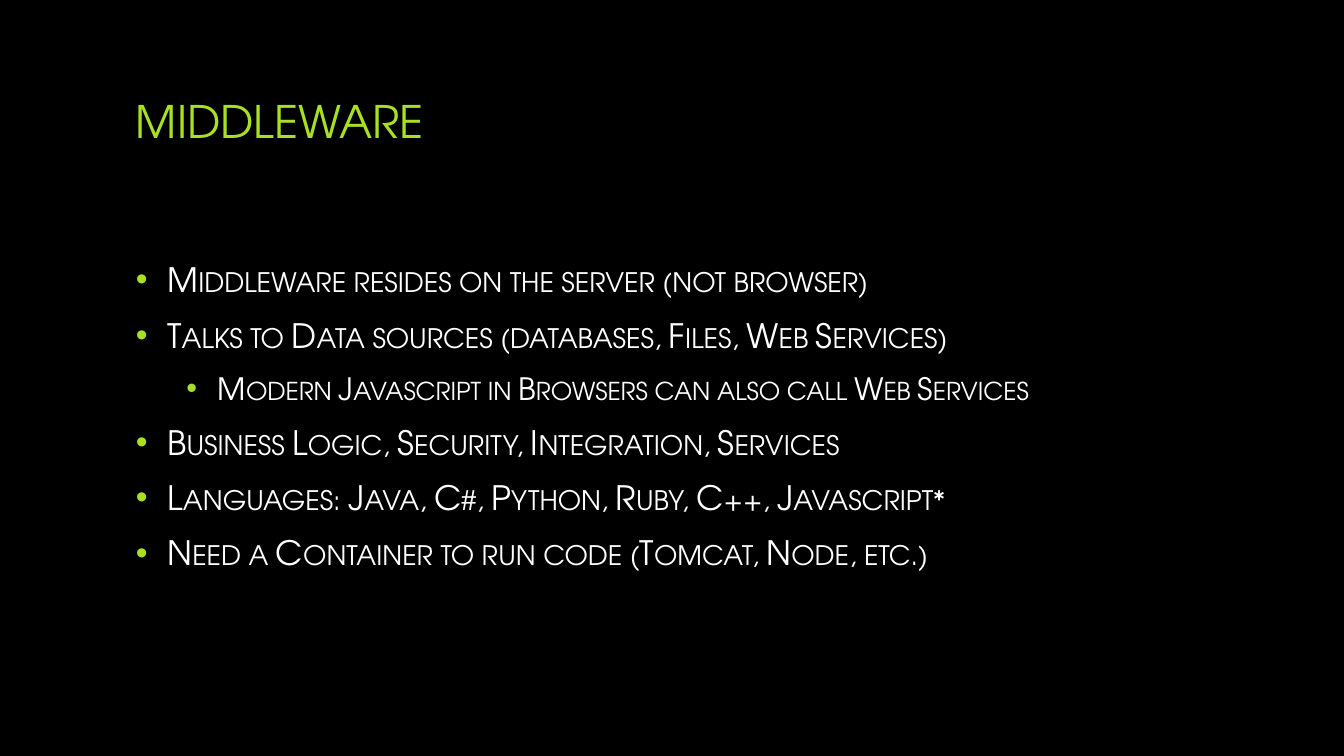
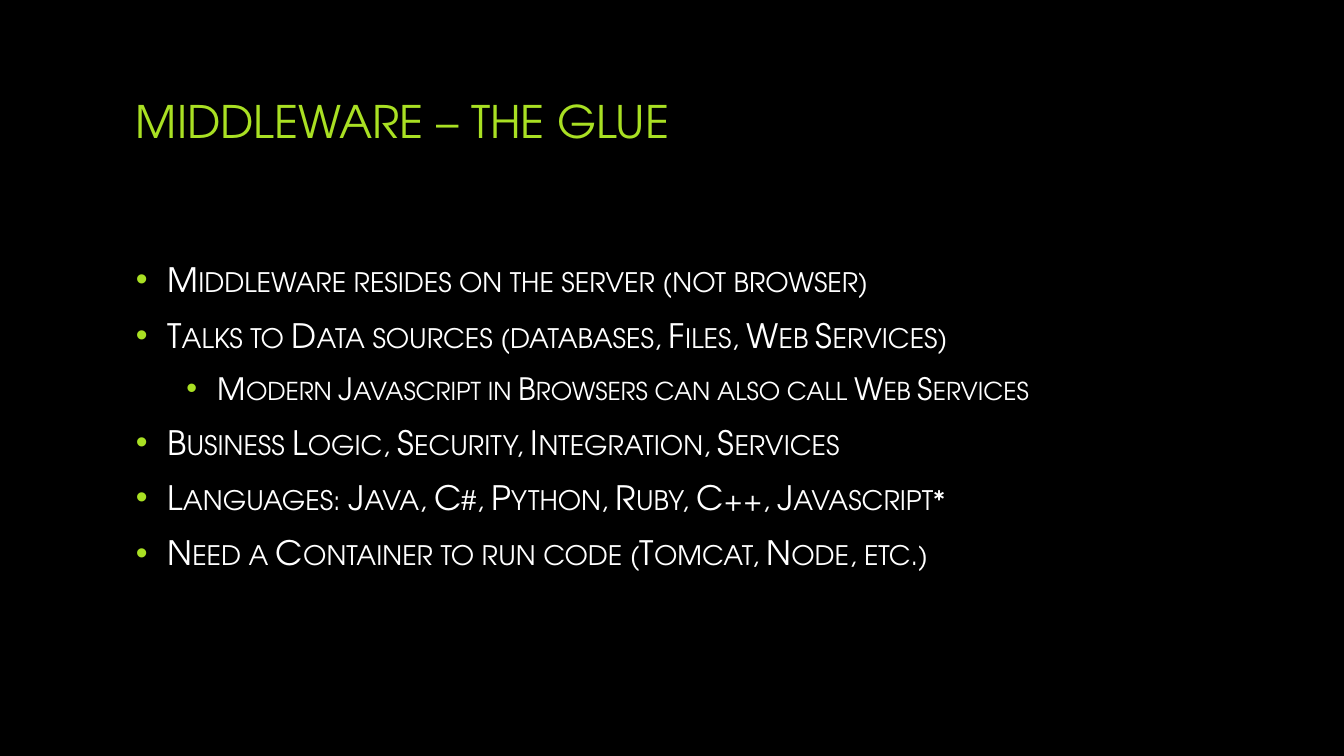
Before and after one commit to jjdm/cissp-software, a slide deck: slide 12 of docs/Software Development - CISSP.pptx (slide 11 before the commit). Drawn at 1344x756 pixels with LibreOffice and Linux fonts; fonts in the diff are those of the drawing; background and template pictures are left out. Boxes give left, top, right and bottom in pixels: in the first picture for what was removed or moved away, otherwise in the second. Text is boxed around its words. In the diff, an @@ line names an element or a change of style, - is before the commit and + after.

```diff
--- a/docs/Software Development - CISSP.pptx
+++ b/docs/Software Development - CISSP.pptx
@@ title at [136, 104, 669, 139]: text changed @@
-MIDDLEWARE
+MIDDLEWARE – THE GLUE
```
Also in this commit, not shown: 6 other slides changed, 3 slides added, 11 slides removed, 5 other files.
